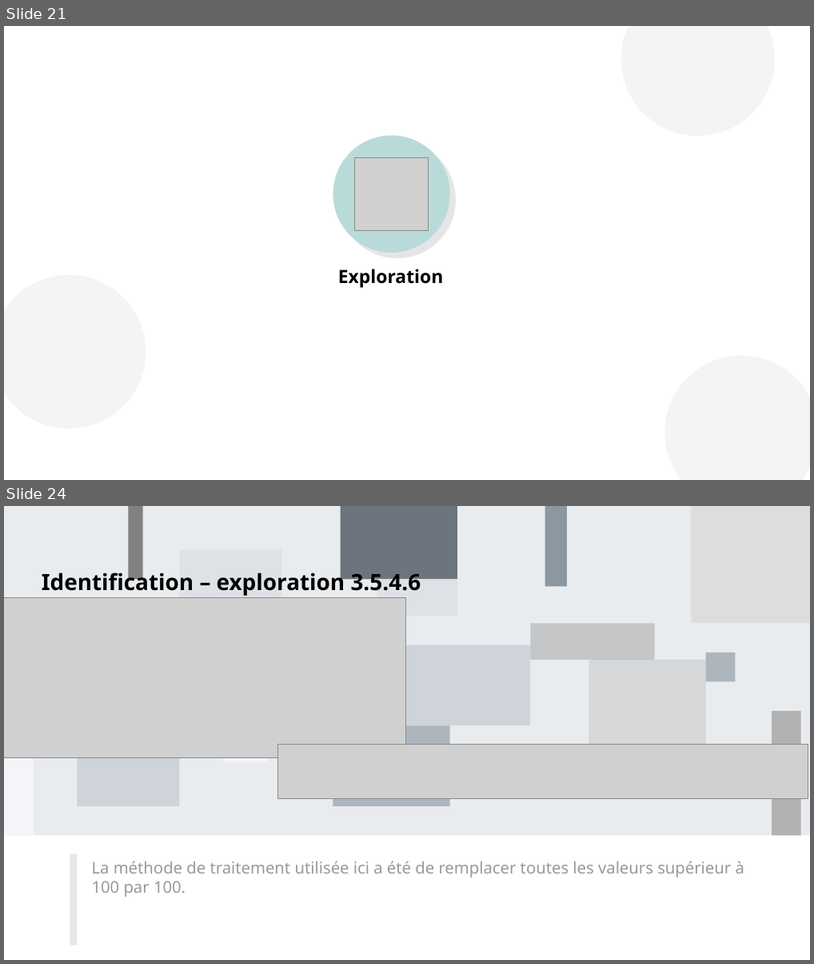
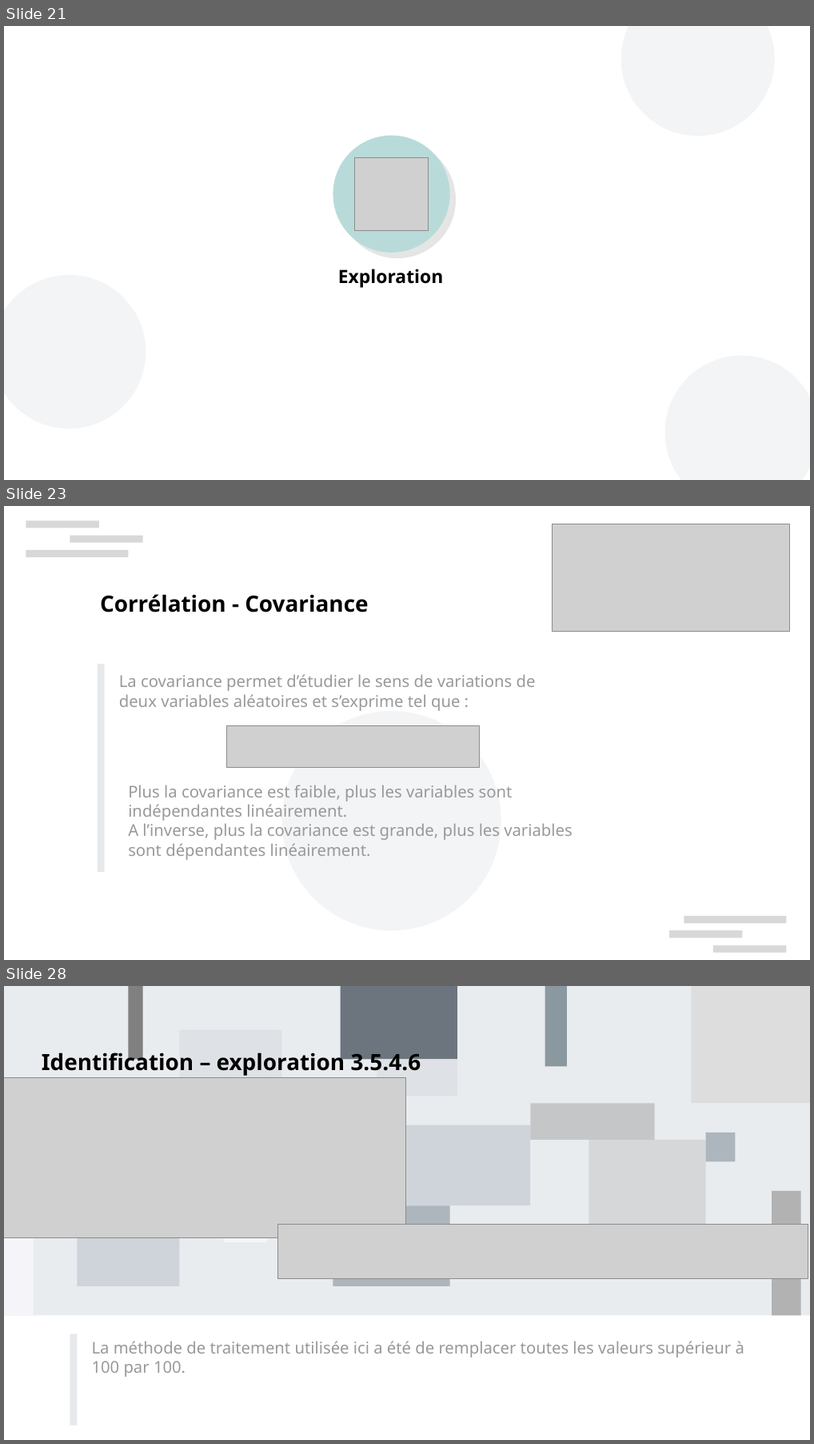
Before and after one commit to curiousmindflow/oc-ml-p2, a slide deck: report/P2_01_presentation.odp. Shown one above the other, each under a label of ours: slides 21 and 24 before the commit, slides 21, 23 and 28 after it; the slides between them are not shown. The pictures are 814x964 and 814x1444 pixels, drawn with LibreOffice and Linux fonts; fonts in the diff are those of the drawing; grey boxes stand for pictures; background and template pictures are left out. Boxes give left, top, right and bottom in pixels: in the first picture for what was removed or moved away, otherwise in the second. Text is boxed around its words. In the diff, an @@ line names an element or a change of style, - is before the commit and + after.

```diff
--- a/report/P2_01_presentation.odp
+++ b/report/P2_01_presentation.odp
@@ slide 23 added at (4,506,810,960), background #FFFFFF @@
@@ rectangle added at (26,520,99,528), fill #CCCCCC at 75% opacity @@
@@ picture added at (553,524,790,631) @@
@@ rectangle added at (26,550,128,557), fill #CCCCCC at 75% opacity @@
@@ rectangle added at (70,536,143,543), fill #CCCCCC at 75% opacity @@
@@ text added at (100,594,368,612), 22 pt, text #000000, bold @@
+Corrélation - Covariance
@@ rectangle added at (98,664,105,872), fill #CED4DA at 50% opacity @@
@@ text added at (119,674,536,711), 16 pt, text #999999 @@
+La covariance permet d’étudier le sens de variations de deux variables aléatoires et s’exprime tel que :
@@ ellipse added at (282,711,502,931), fill #8D99AE at 10% opacity @@
@@ picture added at (226,725,480,768) @@
@@ text added at (128,784,572,860), 16 pt, text #999999 @@
+Plus la covariance est faible, plus les variables sont indépendantes linéairement.
+A l’inverse, plus la covariance est grande, plus les variables sont dépendantes linéairement.
@@ rectangle added at (670,931,743,938), fill #CCCCCC at 75% opacity @@
@@ rectangle added at (685,916,787,923), fill #CCCCCC at 75% opacity @@
@@ rectangle added at (714,945,787,952), fill #CCCCCC at 75% opacity @@
@@ what was slide 24 is now slide 28 @@
```
Also in this commit, not shown: 3 slides changed, 3 other slides added, 5 other files.
